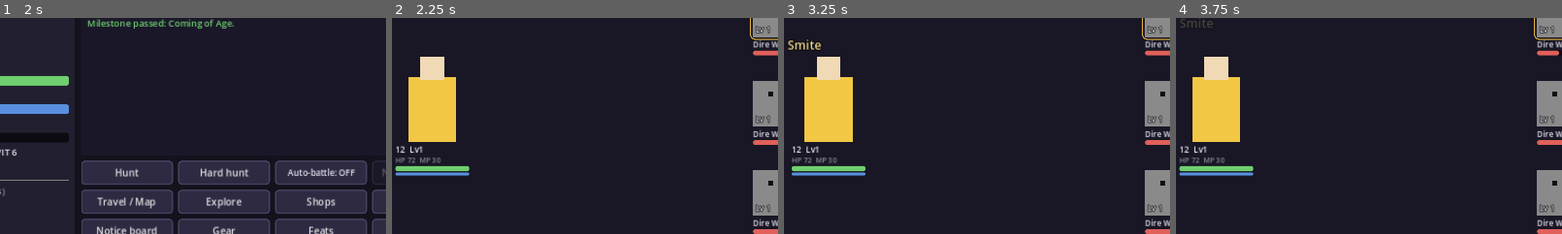
Above: before the commit, frames 1-4 (left to right).
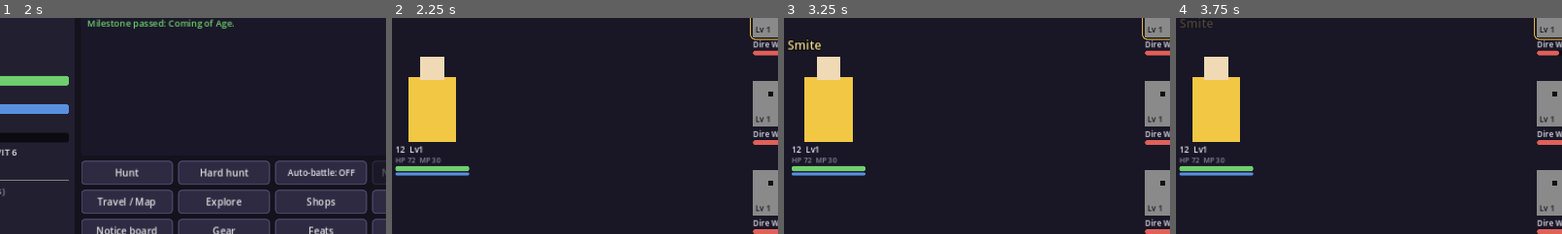
Above: after the commit, the same moments.

Repository: DMG-Workshop/Generational-Legacy-RPG-design
Game: Godot game, scene res://ui/main.tscn
The game is run twice, just before and just after one commit, with the same random seed, the same clock (stepped at 60 frames per second) and the same inputs.
Inputs (mouse positions are % of the whole screen's width and height, from its top left):
- Up to frame 1 (2 s): click (29, 39) at 0.52 s; type "12" at 0.6 s; click (71, 74) at 0.75 s; type "12" at 0.83 s; click "Begin Dynasty" at 1.25 s
- Up to frame 2 (2.25 s): click "Hunt" at 2 s
- Up to frame 3 (3.25 s): click "Auto-battle: OFF" at 2.75 s
- Up to frame 4 (3.75 s): tap Enter at 3.5 s; move the mouse to (72, 45) at 3.52 s; hold Right from 3.53 s (still down); tap I at 3.6 s; click (72, 45) at 3.67 s
The pictures show only the part of the screen within x 15-65%, y 20-70%; the shares and areas given below are measured in that part.

Frame 1 is identical in both runs. In frame 2, 0.2% of the frame differs, in the area x 94-98%, y 3-91%; in frame 3, 0.2%; in frame 4, 0.2%.

Commit message:
Succession fits four heirs, keystone looks tested, readable foe levels
The succession cards wrap their text and leave room for the scrollbar, so four heirs with
traits and a fate mark fit side by side at every scale; test_scale_layouts checks 3 and 4.
The tree tests now compare all four keystone looks and run the style checks on a companion's
tree. The legend says "or mid-fight" and that gold covers a next rank too. The waiting colours
derive from the kit, the chronicle tabs measure their font, and foes' in-body level text
shrinks to fit and is inked against the body without a smearing outline.

Co-Authored-By: Claude Opus 5.5 <noreply@anthropic.com>
Claude-Session: https://claude.ai/code/session_01JNXiUGbEfeQhXYLJb9eyrM

Diff:
--- a/tests/test_game_mobile.gd
+++ b/tests/test_game_mobile.gd
@@ -1102,6 +1102,24 @@
 	app.show_state()
 	await _frames(4)
 	_check_inside(app.frame, room, "succession " + tag)
+	# A big family (orcs and halflings have up to four) with traits and a fate mark: every card and
+	# its Choose button fit beside each other.
+	d.pending_archetype = GameFate.ARCHETYPES.keys()[0]
+	for n in [3, 4]:
+		while d.candidates.size() < n:
+			d.candidates.append(GameHeir.from_dict(d.candidates[0].to_dict()))
+		for c in d.candidates:
+			for t in GameData.traits_in(["bloodline", "blessing"]).slice(0, 2):
+				if t not in c.traits:
+					c.traits.append(t)
+		app.show_state()
+		await _frames(4)
+		var picks: Array = app.current.find_children("*", "Button", true, false).filter(func(b): return (b as Button).text.begins_with("Choose "))
+		# Side by side within the room (a short screen scrolls them down to the buttons).
+		ok(picks.size() == n and picks.all(func(b): return (b as Control).get_global_rect().position.x >= room.position.x - 1.0 and (b as Control).get_global_rect().end.x <= room.end.x + 1.0),
+			"%s: all %d heirs can be chosen" % [tag, n])
+		_check_inside(app.frame, room, "succession of %d %s" % [n, tag])
+	d.pending_archetype = ""
 	d.state = "ended"
 	app.show_state()
 	await _frames(4)
--- a/tests/test_game_trees.gd
+++ b/tests/test_game_trees.gd
@@ -1018,7 +1018,45 @@
 ## The four looks on screen, each its own: taken (gold), open (green), waiting (open but not now:
 ## a green outline on the dim fill) and locked (dim), and the side box telling why a waiting node
 ## cannot be bought now. With no points left, then mid-fight with points.
+## Each node's style on screen by look, keystones apart ("waiting/key"): every node of a look is
+## drawn the same, and as `want` says when it has that look (e.g. the heir's, for a companion).
+func _styles(panel: Control, d: GameDynasty, want: Dictionary = {}) -> Dictionary:
+	var u := GameSkillTree.unit_of(d, panel.who)
+	var out := {}
+	for id in panel.boxes:
+		if id == panel.selected:
+			continue
+		var b: Button = panel.boxes[id]
+		var lk: String = b.get_meta("look")
+		ok(lk == SkillTreePanel.look(d, u, id), "%s: %s is drawn as %s" % [u.name, id, SkillTreePanel.look(d, u, id)])
+		var st: StyleBoxFlat = b.get_theme_stylebox("normal")
+		var key := lk + ("/key" if GameSkillTree.is_keystone(id) else "")
+		var pair := [st.border_color, st.bg_color]
+		if out.has(key):
+			ok(out[key] == pair, "%s: every %s node looks the same (%s)" % [u.name, key, id])
+		else:
+			out[key] = pair
+			if want.has(key):
+				ok(want[key] == pair, "%s: a %s node looks as it does in the heir's tree" % [u.name, key])
+	return out
+
+
+func _violet(c: Color) -> bool:
+	return c.r > c.g and c.b > c.g
+
+
+func _green(c: Color) -> bool:
+	return c.g > c.r and c.g > c.b
+
+
 func _four_looks(panel: Control, d: GameDynasty) -> void:
+	# Keystones: waiting (green outline) and locked (violet outline) differ with no points to spend.
+	var keys := _styles(panel, d)
+	ok(keys.has("waiting/key") and keys.has("locked/key"), "with no points the tree shows waiting and locked keystones: %s" % str(keys.keys()))
+	if keys.has("waiting/key") and keys.has("locked/key"):
+		ok(keys["waiting/key"] != keys["locked/key"], "a waiting keystone does not look locked")
+		ok(_green(keys["waiting/key"][0]), "a waiting keystone has a green outline")
+		ok(_violet(keys["locked/key"][0]), "a locked keystone has a violet outline")
 	var by_look := {}
 	for id in panel.boxes:
 		var b: Button = panel.boxes[id]
@@ -1063,7 +1101,7 @@
 		fight._build()
 		await _frames()
 		ft = " ".join(PackedStringArray(_labels_text(fight)))
-		ok(ft.find("Green outline on a dark fill: open, but not to be bought now") >= 0, "the legend names the waiting look")
+		ok(ft.find("Green outline on a dark fill: open, but not to be bought now (too few points, or mid-fight)") >= 0, "the legend names the waiting look and its reasons")
 		fight.queue_free()
 		d.battle = null
 		d.heir.tree_points = 0
@@ -1082,6 +1120,34 @@
 	if open_b != null and looks.has("waiting"):
 		var st: StyleBoxFlat = open_b.get_theme_stylebox("normal")
 		ok(st.border_color == Kit.GOOD and st.bg_color != looks["waiting"][1], "open: the bright green outline on a green fill, unlike waiting")
+	var with_pts := _styles(panel, d)
+	for k in with_pts:
+		keys[k] = with_pts[k]
+	ok(keys.has("open/key"), "with points a keystone is open to buy: %s" % str(with_pts.keys()))
+	var kid := ""
+	for id in panel.boxes:
+		if panel.boxes[id].get_meta("look") == "open" and GameSkillTree.is_keystone(id):
+			kid = id
+	if kid != "":
+		GameSkillTree.spend(d, "", kid)
+		panel._build()
+		await _frames()
+		ok(panel.boxes[kid].get_meta("look") == "mastered", "a bought keystone is mastered")
+		var bought := _styles(panel, d)
+		for k in bought:
+			keys[k] = bought[k]
+	var four := ["open/key", "waiting/key", "locked/key", "mastered/key"]
+	ok(four.all(func(k): return keys.has(k)), "the four keystone looks were seen: %s" % str(keys.keys()))
+	if four.all(func(k): return keys.has(k)):
+		var pairs := four.map(func(k): return keys[k])
+		ok(four.all(func(k): return pairs.count(keys[k]) == 1), "and all four keystone looks differ: %s" % str(pairs))
+		ok(_green(keys["open/key"][0]) and keys["mastered/key"][0] == Kit.ACCENT, "open keystones are outlined green, mastered ones gold")
+	# A companion's tree draws every look as the heir's does.
+	panel._pick_unit(d.party.members[0]["id"])
+	await _frames()
+	var theirs := _styles(panel, d, keys)
+	ok(theirs.size() >= 2, "%s's tree shows its own looks: %s" % [panel.who, str(theirs.keys())])
+	panel._pick_unit("")
 	d.heir.tree_points = 0
 	panel._build()
 	await _frames()
--- a/ui/play/battle_view.gd
+++ b/ui/play/battle_view.gd
@@ -274,9 +274,16 @@
 			eye.position = Vector2(w * ex, h * 0.22)
 			eye.mouse_filter = Control.MOUSE_FILTER_IGNORE
 			body.add_child(eye)
-		var lv := Kit.label("Lv %s" % GameText.num(int(e.get("level", 1))), 13, Kit.ACCENT if str(e["name"]).begins_with("Elite") else Kit.TEXT)
-		lv.add_theme_constant_override("outline_size", 4)
-		lv.add_theme_color_override("font_outline_color", Color.BLACK)
+		var lv_text := "Lv %s" % GameText.num(int(e.get("level", 1)))
+		# Late-generation levels are long: the text shrinks to stay inside the body. It is inked
+		# against the body's colour, no outline: an outline smears once a full arena is shrunk to fit.
+		var lv_size := 13
+		var font := get_theme_default_font()
+		while lv_size > 8 and font.get_string_size(lv_text, HORIZONTAL_ALIGNMENT_LEFT, -1, lv_size).x > w - 8.0:
+			lv_size -= 1
+		var pale := Color(e["color"]).get_luminance() > 0.45
+		var elite := str(e["name"]).begins_with("Elite")
+		var lv := Kit.label(lv_text, lv_size, (Kit.ACCENT.darkened(0.6) if elite else Kit.BG) if pale else (Kit.ACCENT if elite else Kit.TEXT))
 		lv.position = Vector2(4, h - 22)
 		lv.mouse_filter = Control.MOUSE_FILTER_IGNORE
 		body.add_child(lv)
--- a/ui/play/chronicle_panel.gd
+++ b/ui/play/chronicle_panel.gd
@@ -15,7 +15,8 @@
 	if UiSettings.touch():   # the tabs a fingertip tall, as the buttons are
 		for st in ["tab_selected", "tab_unselected", "tab_hovered", "tab_disabled"]:
 			var sb: StyleBox = tabs.get_theme_stylebox(st).duplicate()
-			var pad := maxf(0.0, (UiSettings.tap_h(0.0) - tabs.get_theme_font_size("font_size") * 1.4) * 0.5)
+			var line := tabs.get_theme_font("font").get_height(tabs.get_theme_font_size("font_size"))
+			var pad := maxf(0.0, (UiSettings.tap_h(0.0) - line) * 0.5)
 			sb.content_margin_top = pad
 			sb.content_margin_bottom = pad
 			tabs.add_theme_stylebox_override(st, sb)
--- a/ui/play/skill_tree_panel.gd
+++ b/ui/play/skill_tree_panel.gd
@@ -18,7 +18,8 @@
 const LOCKED_EDGE := Color("#3a3650")
 const DIM_FILL := Color("#1d1b29")
 const OPEN_FILL := Color("#25452c")
-const WAITING_EDGE := Color("#4f9a55")   # Kit.GOOD, a step darker: the way is open, not the purse
+static var WAITING_EDGE := Kit.GOOD.darkened(0.28)   # the way is open, not the purse
+static var WAITING_INK := Kit.TEXT.darkened(0.2)
 
 var dynasty: GameDynasty
 var on_change: Callable   # call after anything that changes the dynasty; the opener refreshes
@@ -224,7 +225,7 @@
 				ink = Kit.TEXT
 			"waiting":
 				edge = WAITING_EDGE
-				ink = Kit.TEXT.darkened(0.2)
+				ink = WAITING_INK
 		if keyst and r == 0:
 			ink = KEY
 			if lk == "locked":
@@ -327,7 +328,7 @@
 		var t := GameSkillTree.tree(tree_id)
 		side_box.add_child(_wrap(str(t["name"]), 17, Kit.ACCENT))
 		side_box.add_child(_wrap(str(t.get("description", "")), 13, Kit.DIM))
-		side_box.add_child(_wrap("Gold: taken. Green: open to buy. Green outline on a dark fill: open, but not to be bought now (too few points, or not mid-fight). Dim: locked. Violet text: a …(248 unchanged characters)…
+		side_box.add_child(_wrap("Gold: taken (choose it to see whether its next rank can be bought now). Green: open to buy. Green outline on a dark fill: open, but not to be bought now (too few points, or mid-fight). Dim: locked. Violet text: a …(248 unchanged characters)…
 		for line in _held(u):
 			side_box.add_child(_wrap(line, 13, Kit.TEXT))
 		for line in GameSkillTree.plan_lines(dynasty, who):
--- a/ui/play/succession_screen.gd
+++ b/ui/play/succession_screen.gd
@@ -26,7 +26,7 @@
 	root.add_child(_wrapped(Kit.label("Generation %s  -  %s, level %s  -  died aged %d (%s)  -  %s, %s gold left" % [GameT …(231 unchanged characters)…
 	if d.pending_archetype != "":
 		var a: Dictionary = GameFate.ARCHETYPES[d.pending_archetype]
-		root.add_child(Kit.label("Fate has left its mark. The next heir will be a %s: %s" % [a["name"], a["desc"]], 16, Kit.BAD))
+		root.add_child(_wrapped(Kit.label("Fate has left its mark. The next heir will be a %s: %s" % [a["name"], a["desc"]], 16, Kit.BAD)))
 	var into := "generation %s" % GameText.num(d.gen + 1)
 	if d.gen + 1 == GameAges.max_generations():
 		into += ", the last of the saga"
@@ -44,9 +44,11 @@
 	row.size_flags_horizontal = Control.SIZE_EXPAND_FILL
 	row.add_theme_constant_override("separation", 12)
 	scroll.add_child(row)
-	# Up to four children: cards share the width instead of running off-screen.
+	# Up to four children: cards share the width instead of running off-screen, leaving room for the
+	# scrollbar. Their text wraps so a card never grows past its share.
 	var gaps := 12.0 * float(d.candidates.size() - 1)
-	var card_w := minf(360.0, (UiSettings.room(self).x - 48.0 - gaps) / float(maxi(1, d.candidates.size())))
+	var bar := scroll.get_v_scroll_bar().get_combined_minimum_size().x
+	var card_w := minf(360.0, floorf((UiSettings.room(self).x - 48.0 - gaps - bar) / float(maxi(1, d.candidates.size()))))
 	for i in d.candidates.size():
 		row.add_child(_card(i, d.candidates[i], card_w))
 
@@ -67,25 +69,25 @@
 	var v := VBoxContainer.new()
 	v.add_theme_constant_override("separation", 6)
 	p.add_child(v)
-	v.add_child(Kit.label(c.full_name(), 24, Kit.ACCENT))
+	v.add_child(_wrapped(Kit.label(c.full_name(), 24, Kit.ACCENT)))
 	v.add_child(_wrapped(Kit.label("%s %s  -  %s" % [c.race()["name"], c.cls()["name"], " & ".join(c.parent_names)], 14, Kit.DIM)))
 	v.add_child(_wrapped(Kit.label("Fate Value: %d%% (lifetime chance of major failure)" % int(round(c.fate_value * 100.0)), 15, Kit.BAD if c.fate_value > 0.2 else Kit.TEXT)))
-	v.add_child(Kit.label("Expected lifespan: ~%d years" % int(c.lifespan), 15))
+	v.add_child(_wrapped(Kit.label("Expected lifespan: ~%d years" % int(c.lifespan), 15)))
 	if not c.diseases.is_empty():
 		v.add_child(_wrapped(Kit.label("Sick: %s" % GameDisease.status_text(c), 15, Kit.BAD)))
 	v.add_child(HSeparator.new())
-	v.add_child(Kit.label("Expressed traits", 15, Kit.DIM))
+	v.add_child(_wrapped(Kit.label("Expressed traits", 15, Kit.DIM)))
 	if c.traits.is_empty():
 		v.add_child(Kit.label("none", 14, Kit.DIM))
 	for id in c.traits:
-		var l := Kit.label(GameData.trait_name(id), 16, Kit.trait_color(id))
+		var l := _wrapped(Kit.label(GameData.trait_name(id), 16, Kit.trait_color(id)))
 		l.tooltip_text = Kit.trait_tooltip(id)
 		l.mouse_filter = Control.MOUSE_FILTER_STOP
 		v.add_child(l)
 	if not c.dormant.is_empty():
-		v.add_child(Kit.label("Carried dormant", 15, Kit.DIM))
+		v.add_child(_wrapped(Kit.label("Carried dormant", 15, Kit.DIM)))
 		for id in c.dormant:
-			var l2 := Kit.label("  " + GameData.trait_name(id), 14, Kit.DIM)
+			var l2 := _wrapped(Kit.label("  " + GameData.trait_name(id), 14, Kit.DIM))
 			l2.tooltip_text = Kit.trait_tooltip(id)
 			l2.mouse_filter = Control.MOUSE_FILTER_STOP
 			v.add_child(l2)
@@ -93,7 +95,10 @@
 	spacer.size_flags_vertical = Control.SIZE_EXPAND_FILL
 	v.add_child(spacer)
 	var idx := i
-	v.add_child(Kit.button("Choose %s" % c.name, func(): _choose(idx), Vector2(0, 46)))
+	var pick := Kit.button("Choose %s" % c.name, func(): _choose(idx), Vector2(0, 46))
+	pick.text_overrun_behavior = TextServer.OVERRUN_TRIM_ELLIPSIS
+	pick.clip_text = true
+	v.add_child(pick)
 	return p
 
 
Not shown, changed: docs/MOBILE.md
